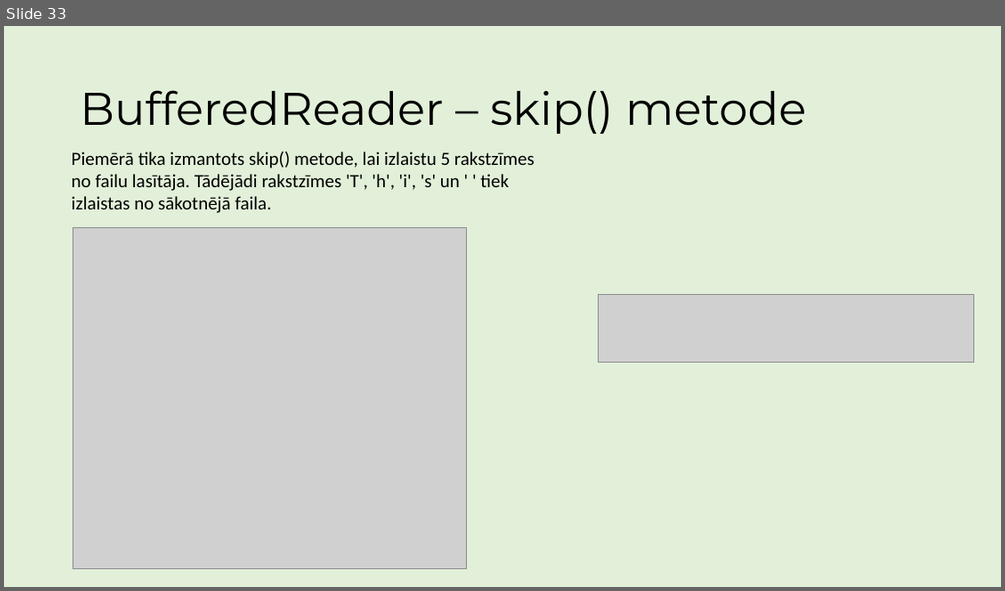
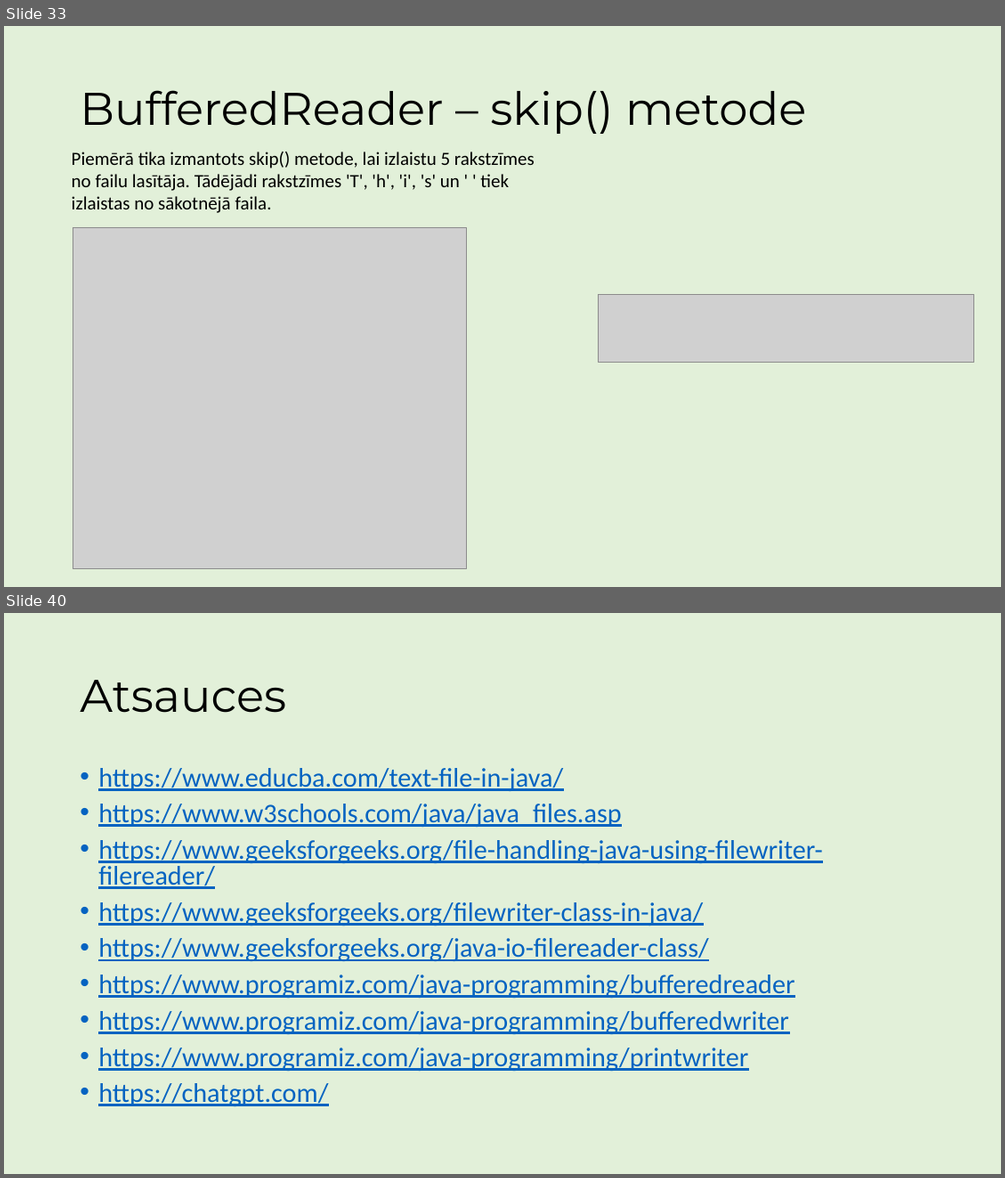
Before and after one commit to ricciss/TekstaDatnes, a slide deck: MacibuMaterials.pptx. Shown one above the other, each under a label of ours: slide 33 before the commit, slides 33 and 40 after it; the slides between them are not shown. The pictures are 1005x591 and 1005x1178 pixels, drawn with LibreOffice and Linux fonts; fonts in the diff are those of the drawing; grey boxes stand for pictures. Boxes give left, top, right and bottom in pixels: in the first picture for what was removed or moved away, otherwise in the second. Text is boxed around its words. In the diff, an @@ line names an element or a change of style, - is before the commit and + after.

Commit message:
Pievienoti 3 uzdevumi un atsauces

```diff
--- a/MacibuMaterials.pptx
+++ b/MacibuMaterials.pptx
@@ slide 40 added at [4, 613, 1001, 1174], background #E2F0D9 @@
@@ title added at [80, 680, 286, 713], 44 pt, text #000000 @@
+Atsauces
@@ text added at [98, 768, 822, 1106], 25.9 pt, text #0563C1, underline @@
+• https://www.educba.com/text-file-in-java/
+• https://www.w3schools.com/java/java_files.asp
+• https://www.geeksforgeeks.org/file-handling-java-using-filewriter-filereader/
+• https://www.geeksforgeeks.org/filewriter-class-in-java/
+• https://www.geeksforgeeks.org/java-io-filereader-class/
+• https://www.programiz.com/java-programming/bufferedreader
+• https://www.programiz.com/java-programming/bufferedwriter
+• https://www.programiz.com/java-programming/printwriter
+• https://chatgpt.com/
```
Also in this commit, not shown: 6 other slides added.
